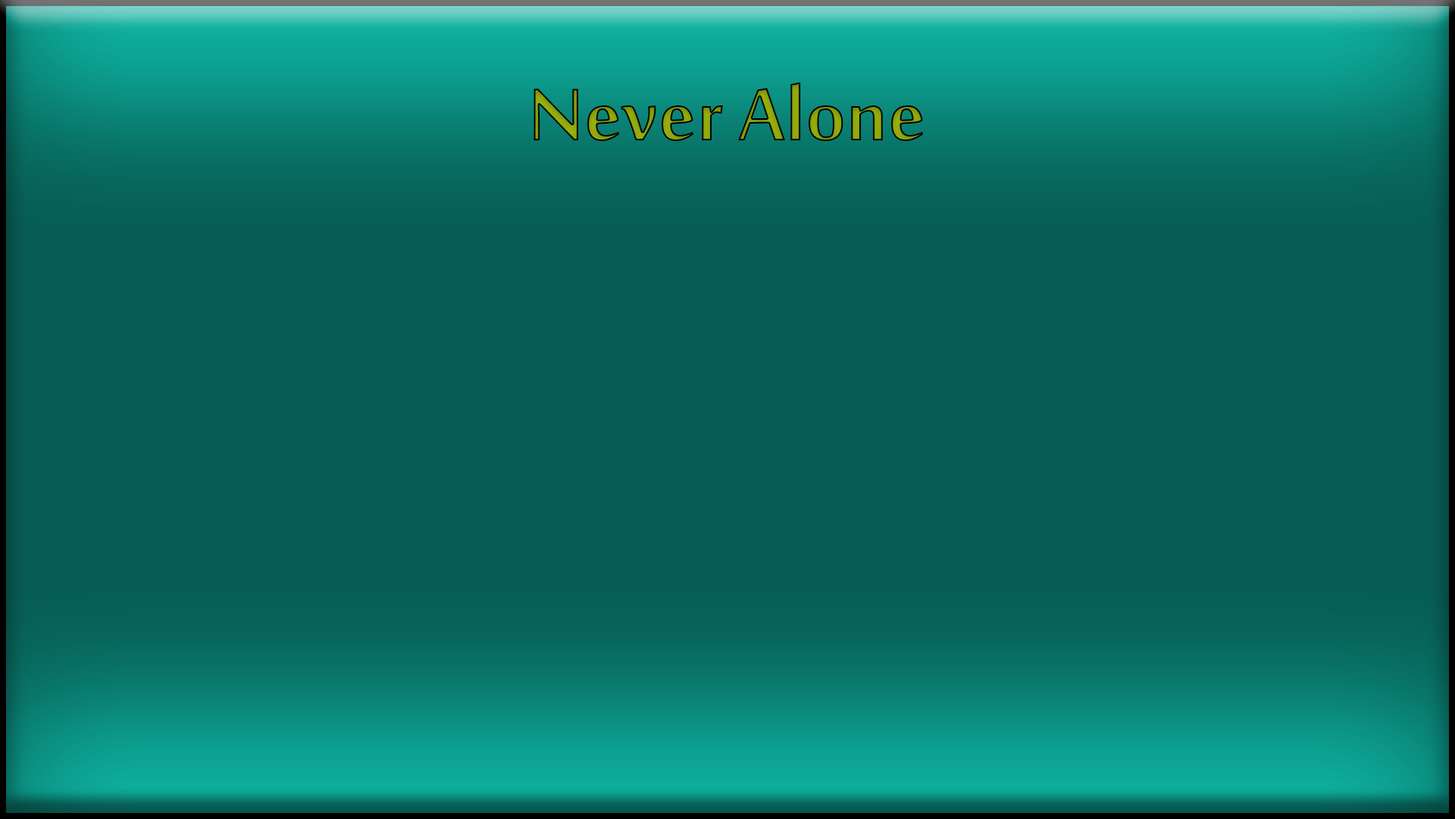
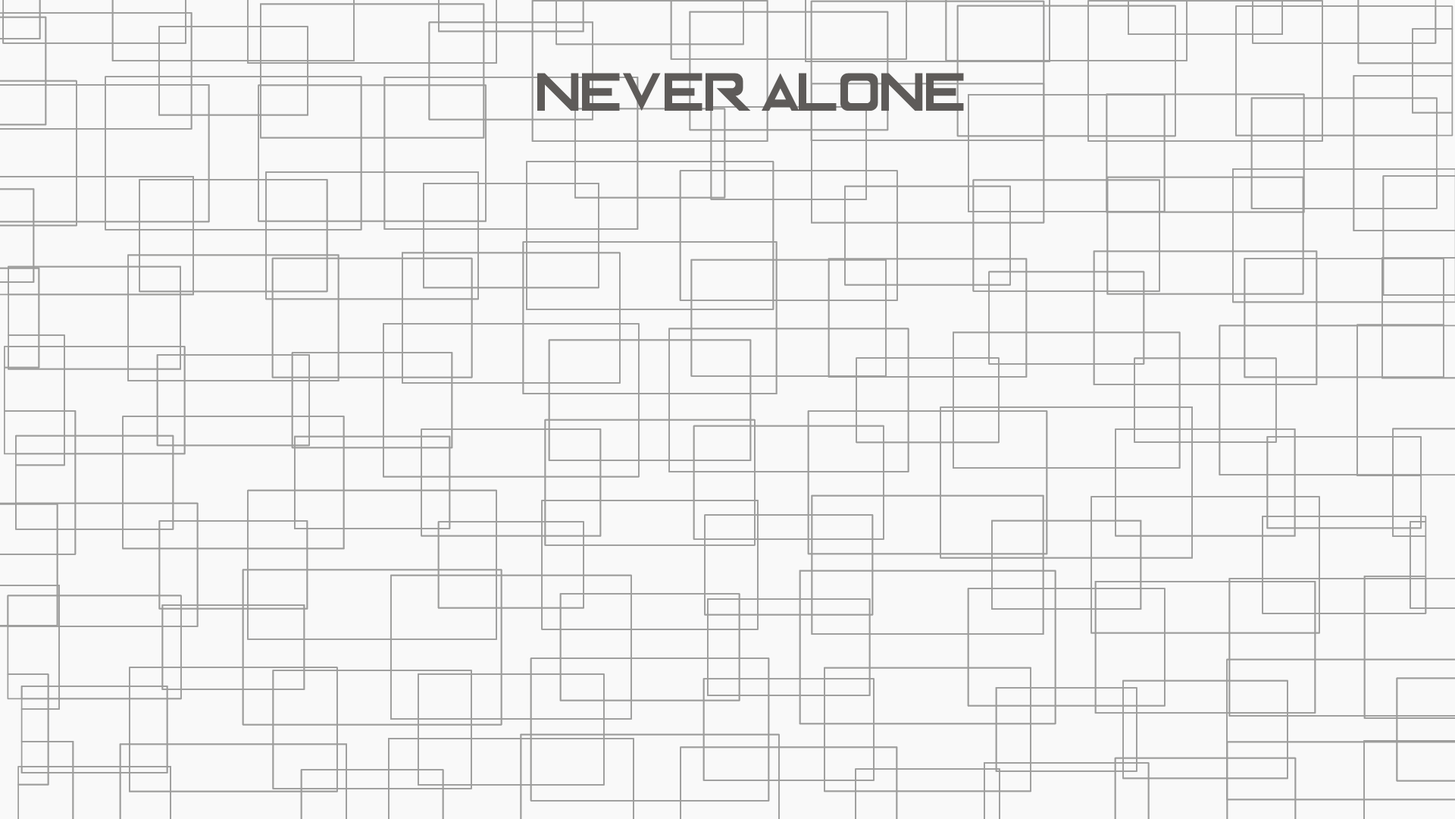
Before/after of a w=1455, h=819 layered artwork. What changed in the layer stack:
removed layer "Never Alone" over [533,81,924,141]
removed layer "Background copy" over [0,0,1455,819]
added layer "Layer 3" above "Layer 1" over [537,72,965,111]
added layer "Layer 1" above "Layer 2" over [0,0,1455,819]
added layer "Layer 2" over [0,0,1455,819]
